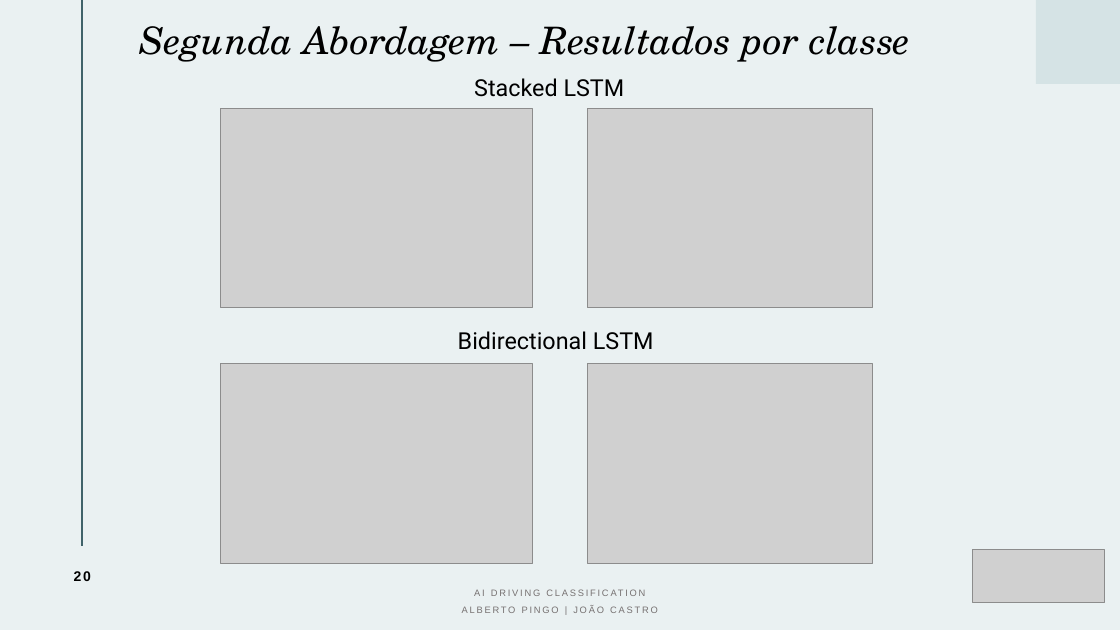
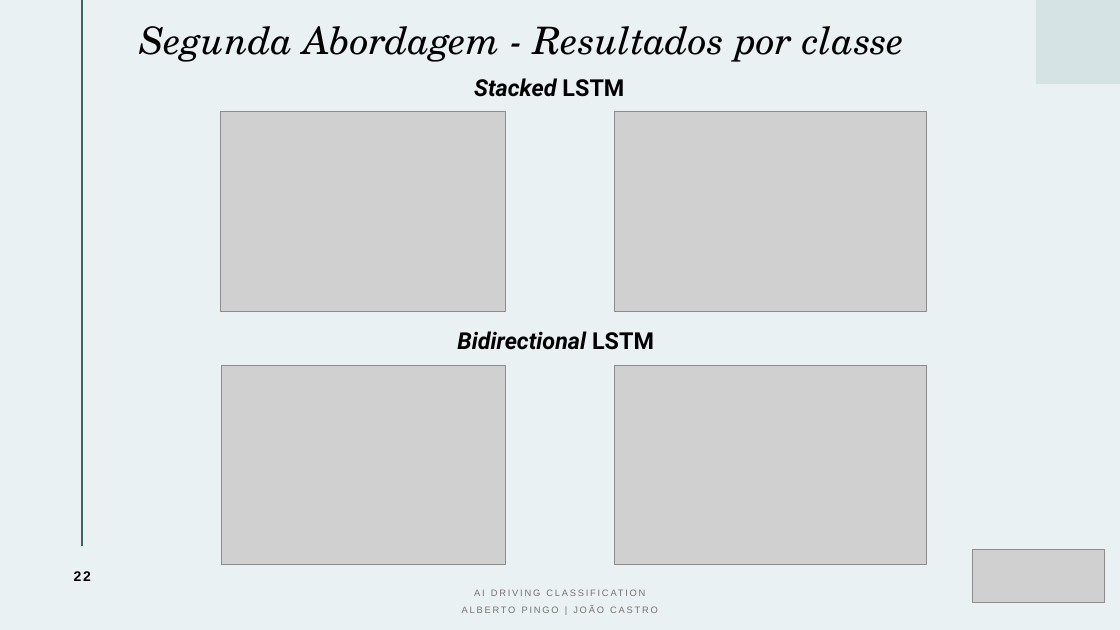
Before and after one commit to albertopingo/AI-driving-classification_FinalProject_CEng, a slide deck: slide 22 of ProjInf_AI_Driving_Classification.pptx (slide 20 before the commit). Drawn at 1120x630 pixels with LibreOffice and Linux fonts; fonts in the diff are those of the drawing; grey boxes stand for pictures. Boxes give left, top, right and bottom in pixels: in the first picture for what was removed or moved away, otherwise in the second. Text is boxed around its words. In the diff, an @@ line names an element or a change of style, - is before the commit and + after.

```diff
--- a/ProjInf_AI_Driving_Classification.pptx
+++ b/ProjInf_AI_Driving_Classification.pptx
@@ title at (x1=140, y1=26, x2=904, y2=62): text changed @@
-Segunda Abordagem – Resultados por classe
+Segunda Abordagem - Resultados por classe
@@ text "Stacked LSTM" at (x1=474, y1=78, x2=624, y2=97): bold on; italic on in "Stacked" @@
@@ picture moved from (x1=588, y1=108, x2=873, y2=308) to (x1=221, y1=112, x2=506, y2=311) @@
@@ picture moved from (x1=220, y1=108, x2=532, y2=308) to (x1=615, y1=112, x2=927, y2=311) @@
@@ text "Bidirectional LSTM" at (x1=457, y1=331, x2=654, y2=350): bold on; italic on in "Bidirectional" @@
@@ picture moved from (x1=588, y1=364, x2=873, y2=563) to (x1=221, y1=365, x2=506, y2=565) @@
@@ picture moved from (x1=221, y1=364, x2=533, y2=563) to (x1=615, y1=365, x2=927, y2=565) @@
@@ page number at (x1=74, y1=571, x2=91, y2=581): text changed @@
-20
+22
```
Also in this commit, not shown: 9 other slides changed, 1 slide added, 9 slides removed.
